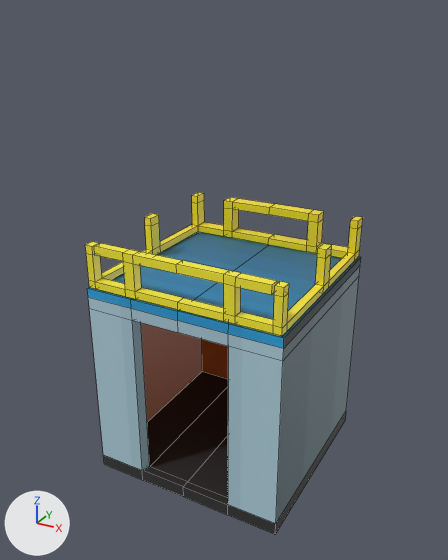
Before and after pictures for a commit that changed the Blender file blender_files/models.blend.
Before and after are seen from a camera (50 mm lens) standing at (2.67, -4.99, 3.5) and looking at (-0.04, -0.06, 1.04). The lights are fixed; the arrows at lower left show +X, +Y and +Z. Mesh edges are drawn as thin lines.

Script lines for the objects in view, before the commit:
```python
me_cube_001 = bpy.data.meshes.new('Cube.001')
me_cube_001.from_pydata(...)  # 164 vertices, 148 faces; spans x -1.0..0.0, y -0.97..1.03, z -0.96..1.54
me_cube_001.materials.append(mat_material)  # picture img_imphenziapalette01_256_gradient_png
ob_cube = bpy.data.objects.new('Cube', me_cube_001)
ob_cube.location = (0.0, 0.0, 0.0)
_m = ob_cube.modifiers.new('Mirror', 'MIRROR')
_m.use_clip = True
```
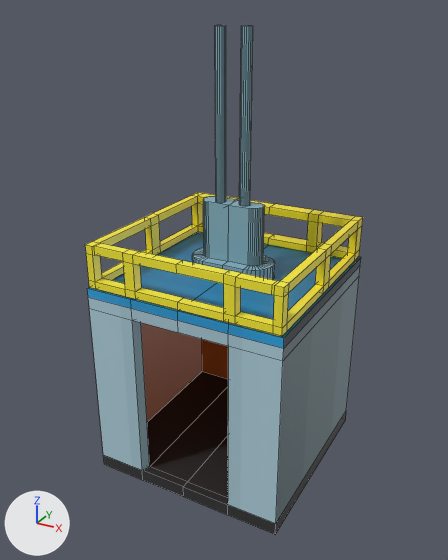
Diff of the bpy script that builds the scene:
```diff
--- a/blender_files/models.blend.py
+++ b/blender_files/models.blend.py
@@ me_cube_001 @@
 # used by ob_cube; location = (0.0, 0.0, 0.0)
-me_cube_001.from_pydata(...)  # 164 vertices, 148 faces; spans x -1.0..0.0, y -0.97..1.03, z -0.96..1.54
+me_cube_001.from_pydata(...)  # 298 vertices, 238 faces; spans x -1.0..0.0, y -0.97..1.03, z -0.96..3.36
+# me_cube_001 part 1: a new loose piece, a 16-sided cylinder along z spanning x -0.178..-0.078, y -0.013..0.087, z 1.808..3.362, in mat_material (picture img_imphenziapalette01_256_gradient_png)
+# me_cube_001 part 2: a new loose piece of 102 vertices spanning x -0.43..0.0, y -0.16..0.26, z 1.09..1.81, in mat_material (picture img_imphenziapalette01_256_gradient_png)
+# me_cube_001 part 3
+# 16 new faces join them
 me_cube_001.materials.append(mat_material)
```

Boxes (x1, y1, x2, y2) around the edits, measured in the pictures (448 x 560 px):
'Cube', reshaped (49% taller)
    before: (85, 192, 363, 534)
    after: (85, 25, 363, 534)
part 1 of me_cube_001, added (cyan)
    after: (215, 25, 253, 206)
part 2 of me_cube_001, added (cyan)
    after: (192, 197, 275, 280)
part 3 of me_cube_001, added (yellow)
    after: (92, 193, 358, 295)
